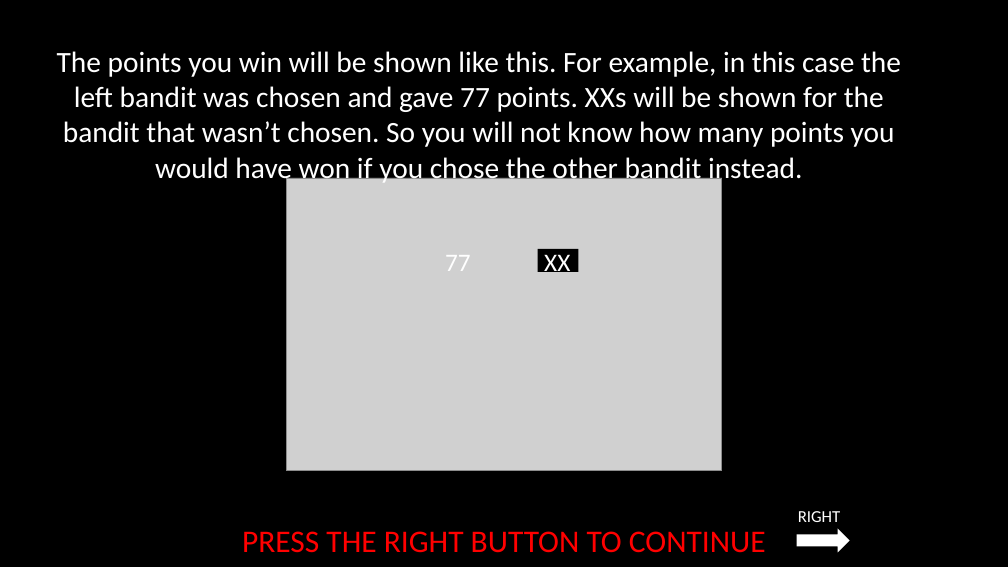
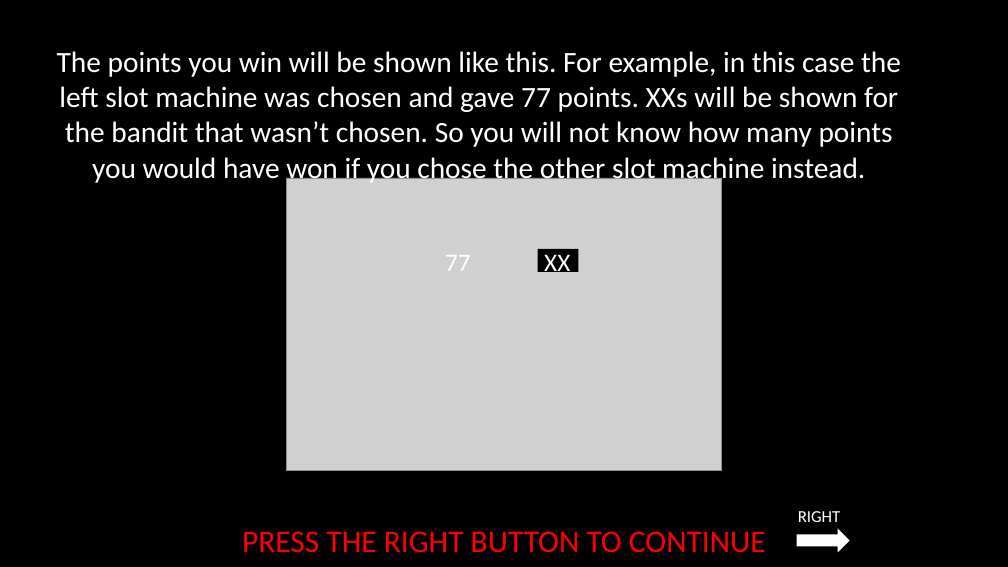
Before and after one commit to laureate-institute-for-brain-research/StimToolOnline, a slide deck: slide 5 of public/js/tasks/horizon/media/horizonInstructions.pptx. Drawn at 1008x567 pixels with LibreOffice and Linux fonts; fonts in the diff are those of the drawing; grey boxes stand for pictures. Boxes give left, top, right and bottom in pixels: in the first picture for what was removed or moved away, otherwise in the second. Text is boxed around its words. In the diff, an @@ line names an element or a change of style, - is before the commit and + after.

Commit message:
used matlab point data

```diff
--- a/public/js/tasks/horizon/media/horizonInstructions.pptx
+++ b/public/js/tasks/horizon/media/horizonInstructions.pptx
@@ text at (x1=57, y1=51, x2=901, y2=185): text changed @@
-The points you win will be shown like this. For example, in this case the left bandit was chosen and gave 77 points. XXs will be shown for the bandit that wasn’t chosen. So you will not know how many points you would have won if you chose the other bandit instead.
+The points you win will be shown like this. For example, in this case the left slot machine was chosen and gave 77 points. XXs will be shown for the bandit that wasn’t chosen. So you will not know how many points you would have won if you chose the other slot machine instead.
```
Also in this commit, not shown: 14 other slides changed, 4 other files.
